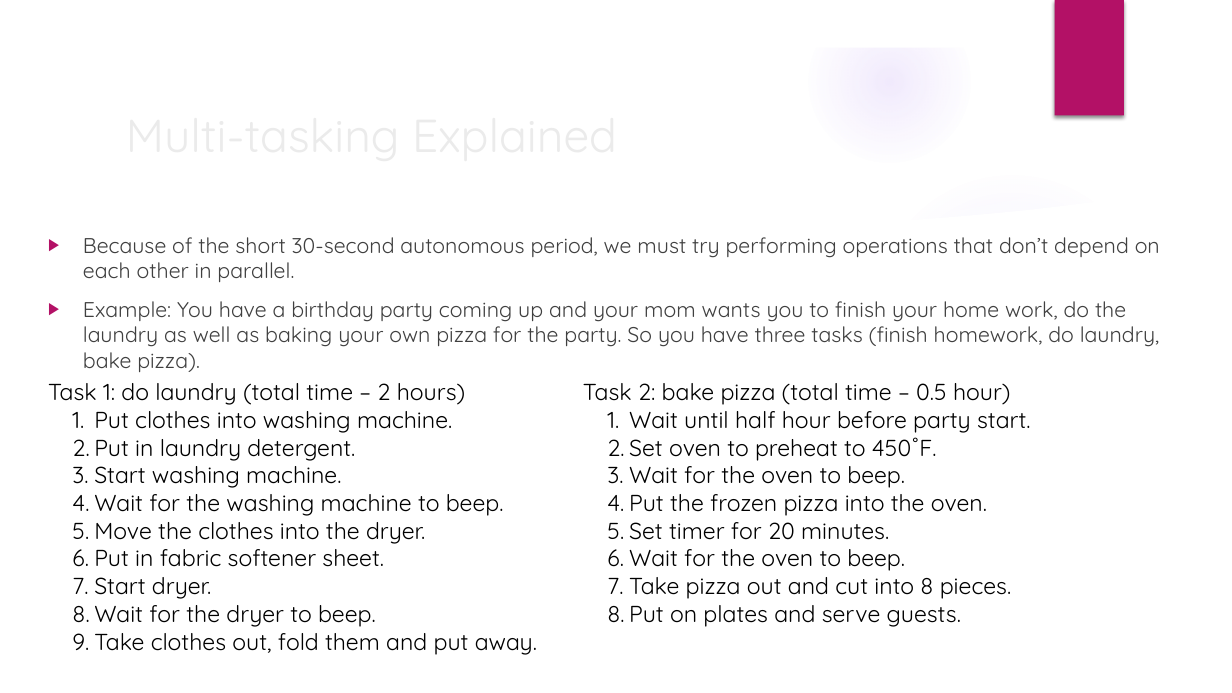
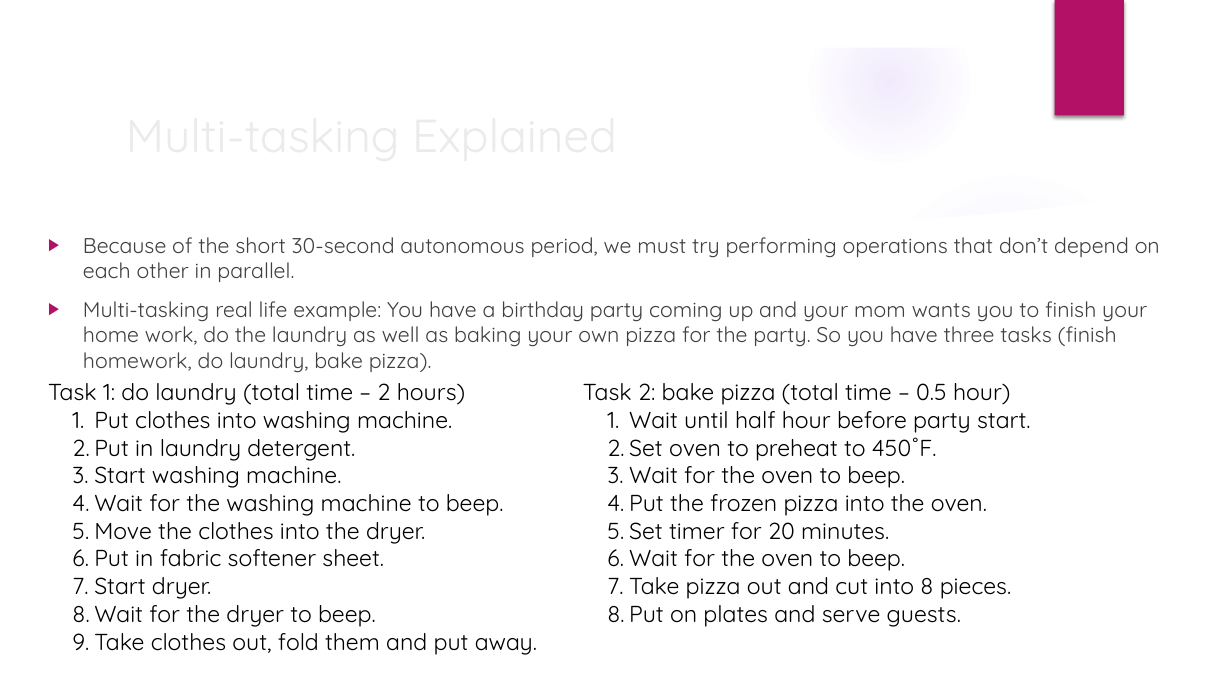
Before and after one commit to trc492/FrcProgrammingClass, a slide deck: slide 3 of FtcLessons/6-MultiTasking.pptx. Drawn at 1232x693 pixels with LibreOffice and Linux fonts; fonts in the diff are those of the drawing; background and template pictures are left out. Boxes give left, top, right and bottom in pixels: in the first picture for what was removed or moved away, otherwise in the second. Text is boxed around its words. In the diff, an @@ line names an element or a change of style, - is before the commit and + after.

```diff
--- a/FtcLessons/6-MultiTasking.pptx
+++ b/FtcLessons/6-MultiTasking.pptx
@@ text at [83, 301, 1147, 373]: text changed @@
-▶ Example: You have a birthday party coming up and your mom wants you to finish your home work, do the laundry as well as baking your own pizza for the party. So you have three tasks (finish homework, do laundry, bake pizza).
+▶ Multi-tasking real life example: You have a birthday party coming up and your mom wants you to finish your home work, do the laundry as well as baking your own pizza for the party. So you have three tasks (finish homework, do laundry, bake pizza).
```
Also in this commit, not shown: 6 other slides changed, 1 other file.
